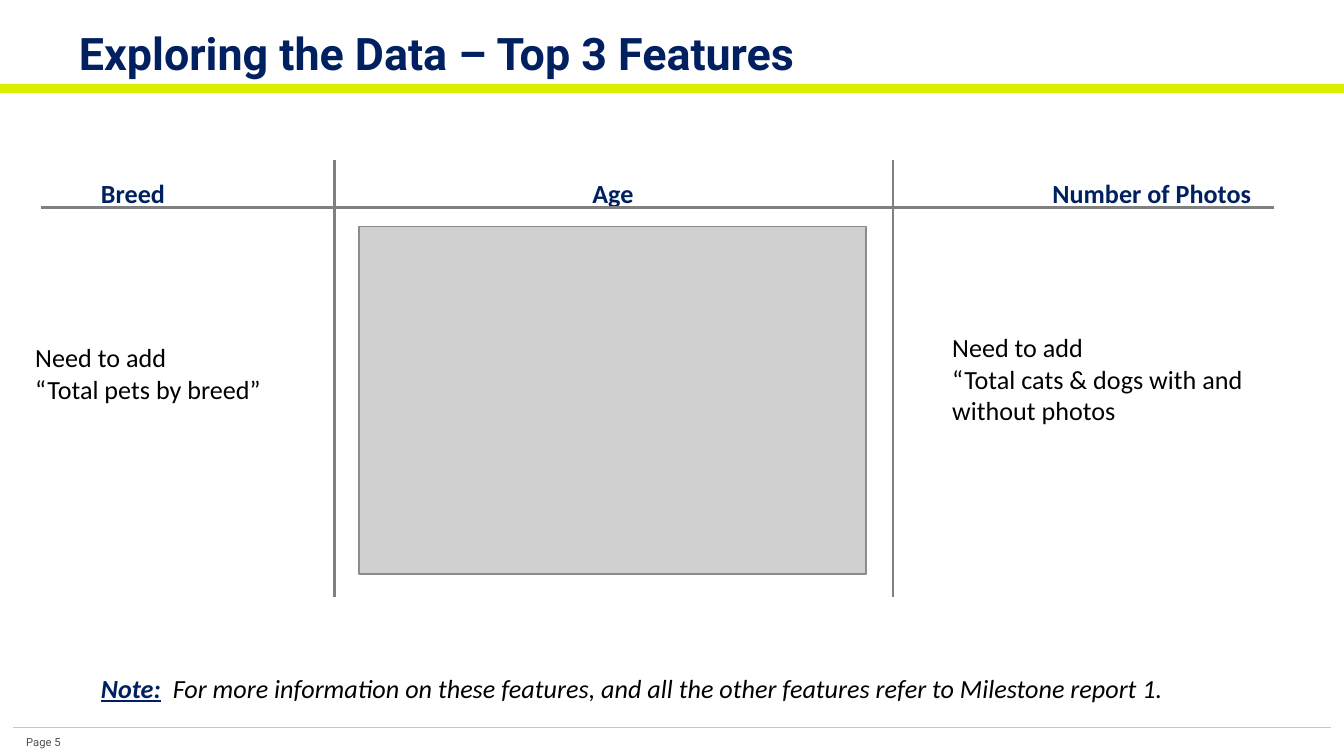
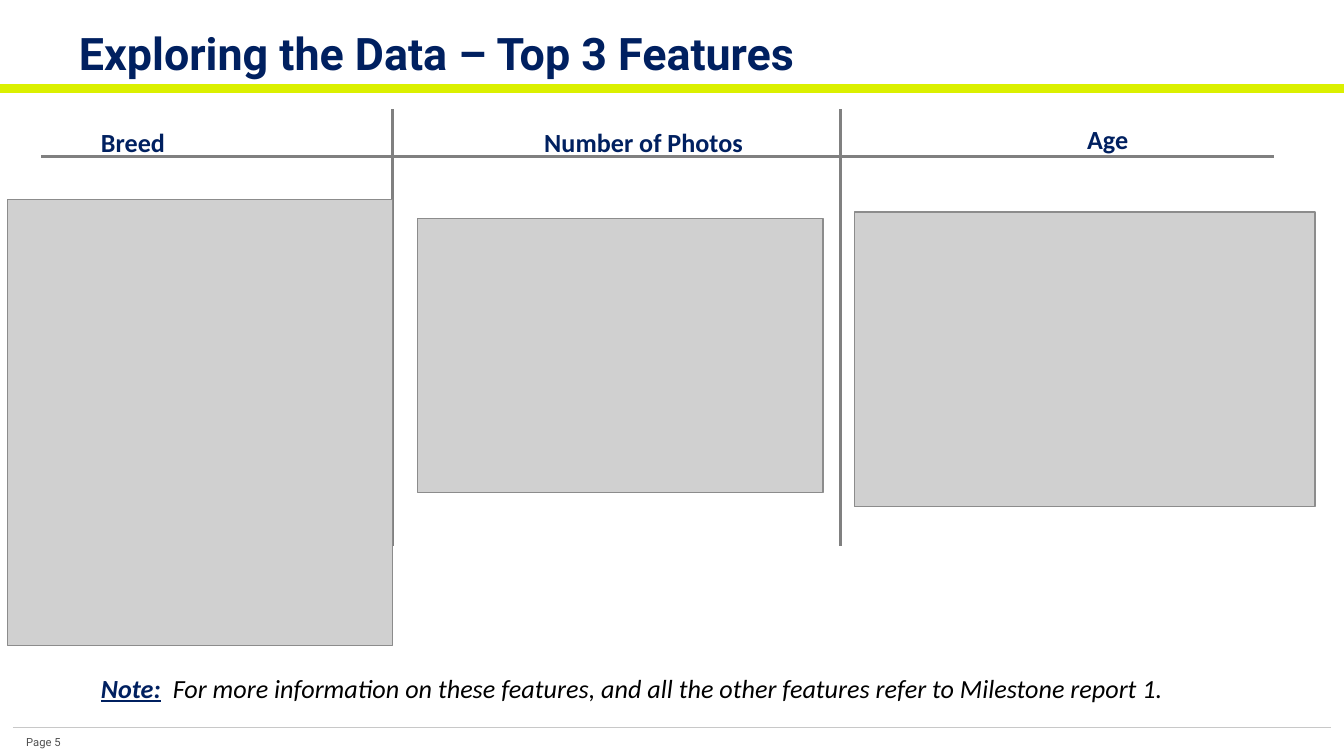
Before and after one commit to krpopkin/CapstoneProject2Repository, a slide deck: slide 5 of 05 Final Report/Project 2 - Final Report.pptx. Drawn at 1344x756 pixels with LibreOffice and Linux fonts; fonts in the diff are those of the drawing; grey boxes stand for pictures. Boxes give left, top, right and bottom in pixels: in the first picture for what was removed or moved away, otherwise in the second. Text is boxed around its words. In the diff, an @@ line names an element or a change of style, - is before the commit and + after.

```diff
--- a/05 Final Report/Project 2 - Final Report.pptx
+++ b/05 Final Report/Project 2 - Final Report.pptx
@@ line moved from (335, 160) - (335, 597) to (392, 109) - (392, 547) @@
@@ line moved from (892, 160) - (892, 597) to (840, 109) - (840, 546) @@
@@ text "Age": place and size @@
-text "Age" at box(592, 186, 633, 209)
+text "Age" at box(1087, 132, 1128, 154)
@@ text "Breed": place and size @@
-text "Breed" at box(101, 184, 165, 209)
+text "Breed" at box(101, 133, 165, 158)
@@ text "Number of Photos": place and size @@
-text "Number of Photos" at box(1052, 184, 1251, 209)
+text "Number of Photos" at box(544, 133, 742, 158)
@@ line moved from (1274, 207) - (42, 207) to (1274, 157) - (42, 157) @@
@@ picture added at box(8, 199, 392, 645) @@
@@ picture: place and size @@
-picture at box(359, 227, 866, 574)
+picture at box(418, 219, 824, 493)
@@ picture added at box(855, 212, 1316, 507) @@
@@ text removed at box(35, 349, 260, 404) @@
-Need to add
-“Total pets by breed”
@@ text removed at box(952, 339, 1242, 425) @@
-Need to add
-“Total cats & dogs with and without photos
```
Also in this commit, not shown: 3 other slides changed, 26 other files.
